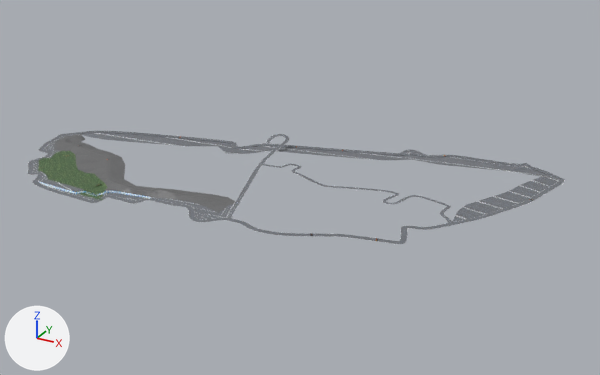
The Blender file LMTrack.blend: old version first, new version second.
Before and after are seen from a camera (50 mm lens) standing at (1057.0, -1188.0, 694.0) and looking at (267.0, 248.0, -24.0). The axes (+X, +Y, +Z) are drawn at lower left. The lights are the same throughout.

Script lines for the objects in view, before the commit:
```python
me_plane = bpy.data.meshes.new('Plane')
me_plane.from_pydata(...)  # 2233 vertices, 2105 faces; spans x -363.0..768.0, y -68.0..531.0, z -2.0..13.0
me_plane.materials.append(mat_city_asphalt_2_png)  # picture img_city_asphalt_2_png
me_plane_003 = bpy.data.meshes.new('Plane.003')
me_plane_003.from_pydata(...)  # 328 vertices, 185 faces; spans x -9.0..146.0, y -356.0..49.0, z -5.0..17.0
me_plane_003.materials.append(mat_city_asphalt_1_png)  # picture img_city_asphalt_1_png
me_plane_011 = bpy.data.meshes.new('Plane.011')
me_plane_011.from_pydata(...)  # 716 vertices, 1051 faces; spans x -9.0..546.0, y -53.0..1.0, z -7.0..4.0
me_plane_011.materials.append(mat_asphalt_plain_png)  # picture img_asphalt_plain_png
me_plane_015 = bpy.data.meshes.new('Plane.015')
me_plane_015.from_pydata(...)  # 436 vertices, 217 faces; spans x 4.0..465.0, y -71.0..36.0, z -5.0..6.0
me_plane_015.materials.append(mat_city_asphalt_1_png)  # picture img_city_asphalt_1_png
ob_ancien_moulin = bpy.data.objects.new('Ancien-moulin', me_plane_003)
ob_ancien_moulin.location = (102.0, 363.0, 5.0)
ob_casnieres = bpy.data.objects.new('Casnieres', me_plane_015)
ob_casnieres.location = (162.0, 261.0, 5.0)
ob_chemin_aux_boeufs = bpy.data.objects.new('Chemin-aux-boeufs', me_plane_011)
ob_chemin_aux_boeufs.location = (-328.0, 207.0, 7.0)
ob_chemin_aux_boeufs.scale = (1.0, 4.0, 1.0)
ob_main = bpy.data.objects.new('Main', me_plane)
ob_main.location = (0.0, 0.0, 0.0)
# also in view: 'Bugatti' at (-163.0, 40.0, 1.0)
```
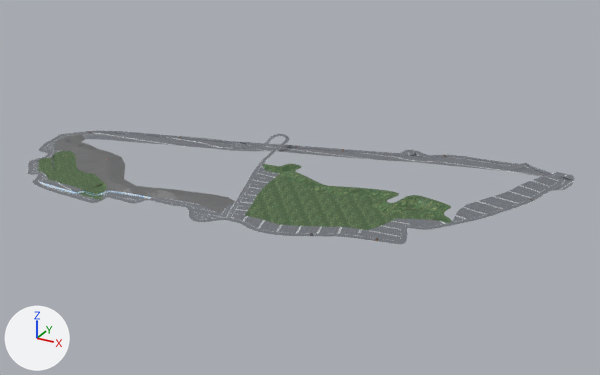
What differs and where, as boxes [x1, y1, x2, y2] in the pictures (600 x 375 px; the box of a moved part takes in the faces that stretch with it):
'Main', reshaped: before [27, 131, 565, 244]; after [27, 131, 575, 244]
'Casnieres', reshaped (9% wider, 12% taller): before [263, 164, 452, 223]; after [245, 164, 452, 230]
part 1 of me_plane_015, added (green): after [245, 165, 448, 230]
part 2 of me_plane_015, recoloured (grey to green): [263, 164, 452, 223] in both
part 3 of me_plane_003, added: after [231, 165, 280, 218]
part 4 of me_plane, moved or reshaped: before [57, 131, 565, 181]; after [57, 131, 575, 191]
part 5 of me_plane, built on: before [398, 241, 406, 244]; after [232, 215, 447, 244]

The change, as a list of edits to the scene's bpy script:
```text
Change me_plane_015:
    used by ob_casnieres; location = (162.0, 261.0, 5.0)
    remove me_plane_015.from_pydata(...)  # 436 vertices, 217 faces; spans x 4.0..465.0, y -71.0..36.0, z -5.0..6.0
    add me_plane_015.from_pydata(...)  # 473 vertices, 487 faces, 2 loose edges; spans x 4.0..465.0, y -232.0..36.0, z -5.0..6.0
    me_plane_015 part 1
    37 vertices are added at x 23.0..458.0, y -232.0..13.0, z -5.0
    2 loose edges are added
    270 new faces join them
    me_plane_015 part 2: 217 faces spanning x 4.0..465.0, y -71.0..36.0, z -5.0..6.0 switch from mat_city_asphalt_1_png (picture img_city_asphalt_1_png) to mat_grass_png_001 (picture img_grass_png_001)
Change me_plane_003:
    used by ob_ancien_moulin; location = (102.0, 363.0, 5.0)
    remove me_plane_003.from_pydata(...)  # 328 vertices, 185 faces; spans x -9.0..146.0, y -356.0..49.0, z -5.0..17.0
    add me_plane_003.from_pydata(...)  # 336 vertices, 279 faces; spans x -10.0..162.0, y -356.0..49.0, z -5.0..17.0
    me_plane_003 part 3: 8 vertices added at x 82.0..162.0, y -330.0..-117.0, z -5.0
Change me_plane:
    used by ob_main; location = (0.0, 0.0, 0.0)
    remove me_plane.from_pydata(...)  # 2233 vertices, 2105 faces; spans x -363.0..768.0, y -68.0..531.0, z -2.0..13.0
    add me_plane.from_pydata(...)  # 2356 vertices, 2417 faces; spans x -363.0..786.0, y -68.0..537.0, z -2.0..12.0
    me_plane part 4: 554 vertices moved from x -363.0..737.0, y 186.0..531.0, z 2.0..13.0 to x -363.0..736.0, y 187.0..533.0, z 1.0..12.0; 45 vertices removed from x 23.0..756.0, y 325.0..521.0, z 0.0..8.0; 96 vertices added at x 23.0..786.0, y 327.0..537.0, z 0.0..6.0
    me_plane part 5: 2 vertices removed from x 568.0, y 74.0, z 0.0; 74 vertices added at x 265.0..592.0, y -3.0..188.0, z 0.0
```
